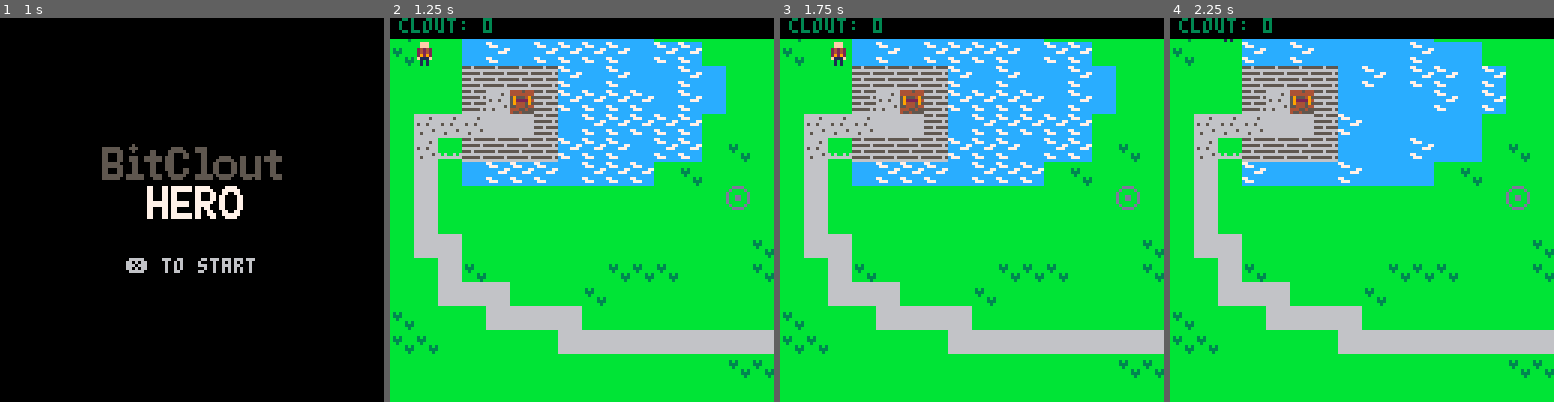
Above: before the commit, frames 1-4 (left to right).
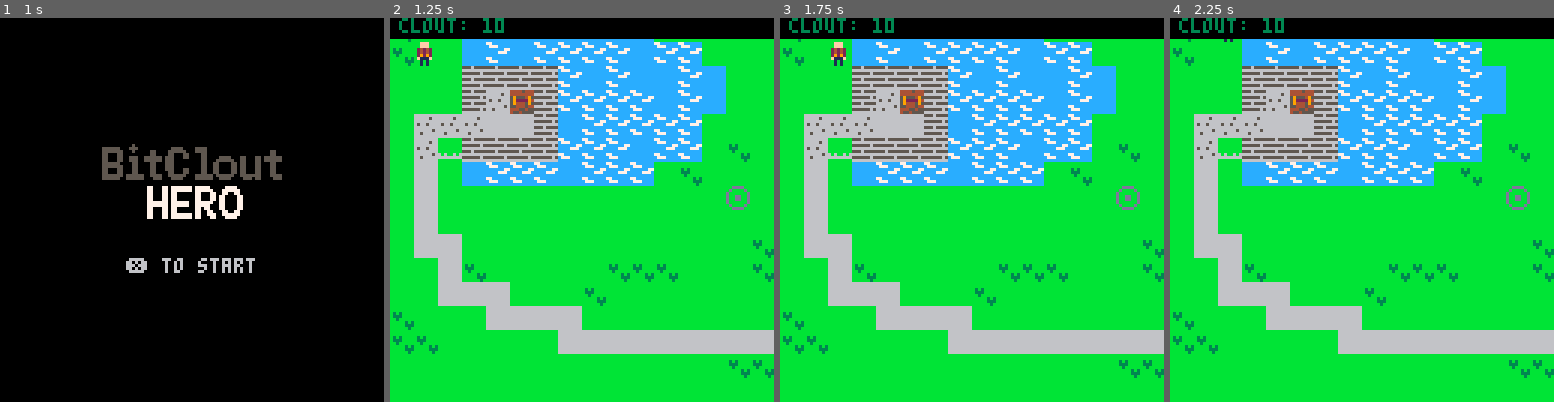
Above: after the commit, the same moments.

Repository: thoughtlesslabs/bitclouthero
Game: PICO-8 cartridge bitclout.p8
The game is run twice, just before and just after one commit, with the same random seed, the same clock (stepped at 60 frames per second) and the same inputs.
Inputs:
- Up to frame 1 (1 s): tap X (X key) at 0.33 s
- Up to frame 2 (1.25 s): tap X (X key) at 1.07 s
- Up to frame 3 (1.75 s): hold Right from 1.6 s (still down)
- Up to frame 4 (2.25 s): tap X (X key) at 1.85 s; release Right at 2.1 s; hold Up from 2.15 s (still down)

Frame 1 is identical in both runs. In frame 2, 0.1% of the frame differs, in the area x 24-30%, y 0-4%; in frame 3, 0.1%; in frame 4, 4.2%, in the area x 18-88%, y 0-43%.

Commit message:
Fixed Win and lose tiles

Diff:
--- a/bitclout.p8
+++ b/bitclout.p8
@@ -9,6 +9,9 @@
 	map_setup()
 	make_player()
 
+	gameover = false
+	gamewin=false
+
 	logo_y = -30
 	logo_dy = 42
 end
@@ -16,7 +19,7 @@
 function map_setup()
 	-- animation timers
 	timer = 0
-	anim_time = 60
+	anim_time = 60+rnd(10)
 
 	-- map tile settings
 	wall = {18,7,6,34,35}
@@ -36,7 +39,7 @@
 	p.x = 1
 	p.y = 1
 	p.bits = 0
-	p.clout = 0
+	p.clout = 10
 	p.sprite = 9
 end
 
@@ -99,9 +102,14 @@
 end
 
 function check_win()
-	if p.clout >= 10 then
-	 game = false
-	 gameover = true
+	if is_tile(win,p.x,p.y) and p.clout >= 10 then
+	 gamewin = true
+	 gameover=true
+		game = false
+	elseif is_tile(lose,p.x,p.y) then
+		gamewin = false
+		gameover=true
+		game = false
 	end
 end
 
@@ -148,8 +156,11 @@
 end
 
 function updategame()
-	move_player()
-	update_map()
+	if not gameover then
+				check_win()
+		move_player()
+		update_map()
+	end
 end
 
 function updategameover()
@@ -179,11 +190,9 @@
 
 
 function interact(x,y)
-	if is_tile(win,x,y) then
-		check_win()
-	elseif is_tile(clout,x,y) then
+if is_tile(clout,x,y) then
 		get_clout(x,y)
-	elseif is_tile(traps,x,y) then
+	elseif is_tile(traps,x,y) and gameover==false then
 		trapped(x,y)
 	end
 end
@@ -229,7 +238,12 @@
 	textx = mapx*8+40
 	texty = mapy*8+10
 
-	rectfill(textx,textx,textx+50,textx+20,0)
+	rectfill(textx,texty,textx+50,texty+20,0)
+	if gamewin then
+		print('congratulations',textx+5,texty+5)
+	else
+		print('sorry. you lose',textx+5,texty+5)
+	end
 end
 
 function draw_map()
